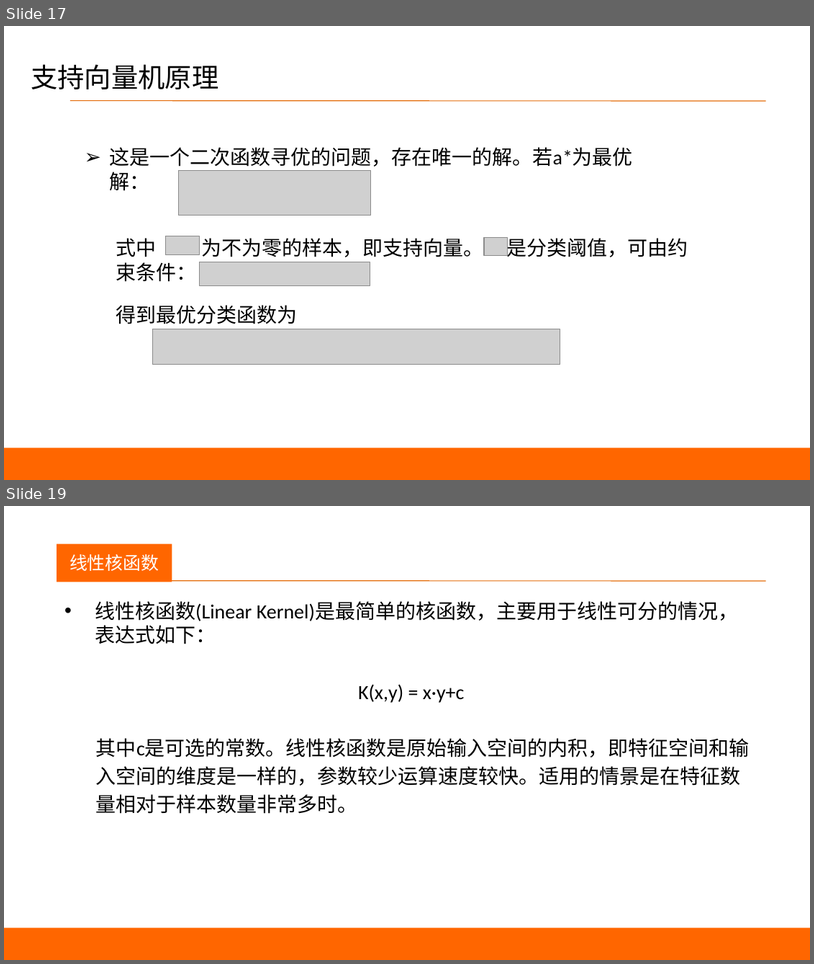
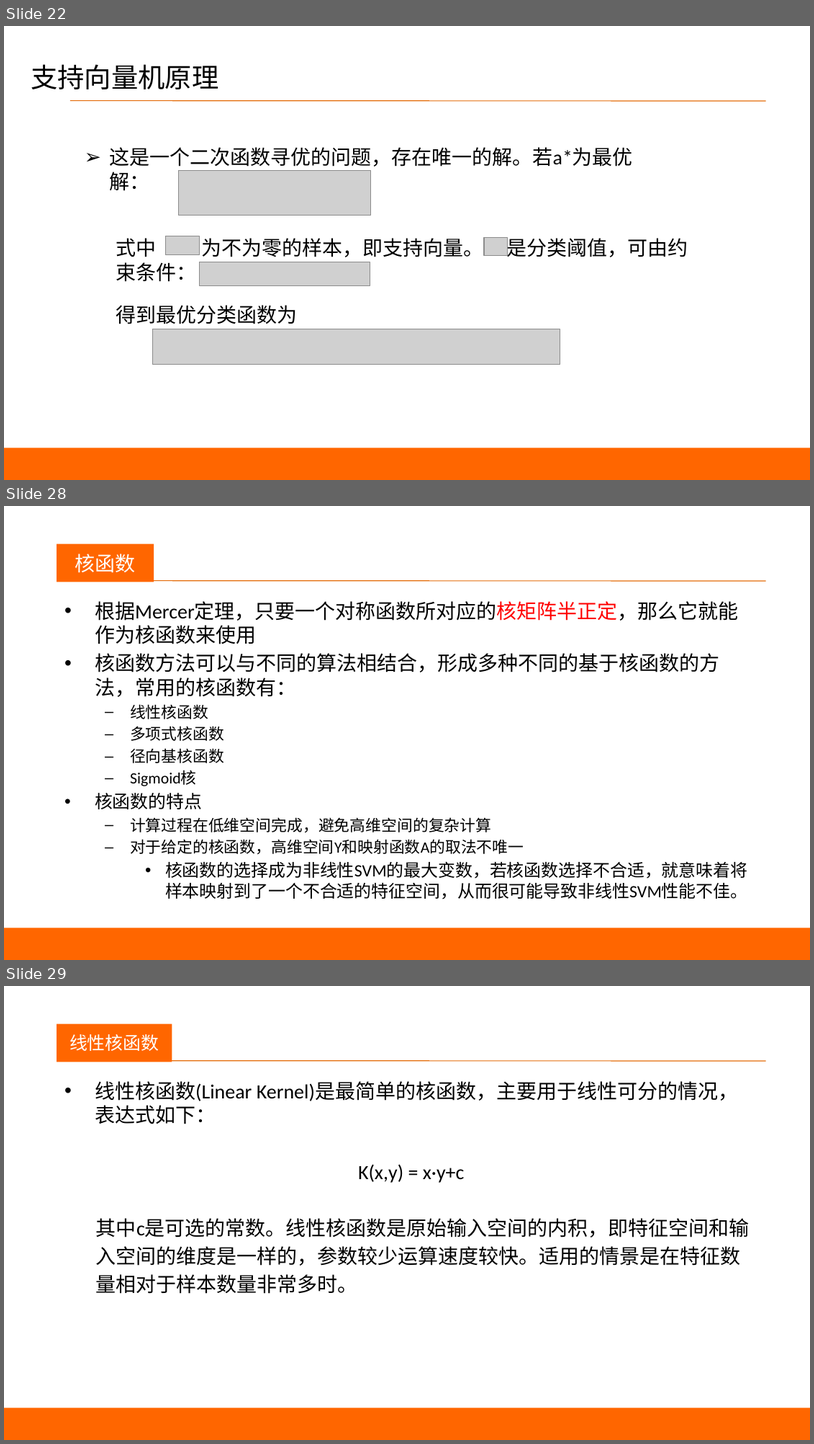
Before and after one commit to happyfaye/AIforJmuNet, a slide deck: 教学资料/机器学习/机器学习-SVM.pptx. Shown one above the other, each under a label of ours: slides 17 and 19 before the commit, slides 22, 28 and 29 after it; the slides between them are not shown. The pictures are 814x964 and 814x1444 pixels, drawn with LibreOffice and Linux fonts; fonts in the diff are those of the drawing; grey boxes stand for pictures. Boxes give left, top, right and bottom in pixels: in the first picture for what was removed or moved away, otherwise in the second. Text is boxed around its words. In the diff, an @@ line names an element or a change of style, - is before the commit and + after.

```diff
--- a/教学资料/机器学习/机器学习-SVM.pptx
+++ b/教学资料/机器学习/机器学习-SVM.pptx
@@ slide 28 added at bbox=[4, 506, 810, 960], background #FFFFFF @@
@@ rectangle added at bbox=[57, 544, 154, 582], fill #FF6600, 18 pt, text #FFFFFF @@
+核函数
@@ text added at bbox=[65, 554, 119, 573], 24 pt, text #FFFFFF @@
+议程
@@ line added from (70, 581) to (766, 581), #E46C0A 0.75 pt @@
@@ text added at bbox=[95, 601, 748, 899], 18 pt, text #000000 @@
+• 根据Mercer定理，只要一个对称函数所对应的核矩阵半正定，那么它就能作为核函数来使用
+• 核函数方法可以与不同的算法相结合，形成多种不同的基于核函数的方法，常用的核函数有：
+  – 线性核函数
+  – 多项式核函数
+  – 径向基核函数
+  – Sigmoid核
+• 核函数的特点
+  – 计算过程在低维空间完成，避免高维空间的复杂计算
+  – 对于给定的核函数，高维空间Y和映射函数A的取法不唯一
+    • 核函数的选择成为非线性SVM的最大变数，若核函数选择不合适，就意味着将样本映射到了一个不合适的特征空间，从而很可能导致非线性SVM性能不佳。
@@ rectangle added at bbox=[4, 928, 810, 960], fill #FF6600 @@
@@ what was slide 17 is now slide 22 @@
@@ what was slide 19 is now slide 29 @@
```
Also in this commit, not shown: 4 slides changed, 9 other slides added, 12 slides removed, 39 other files.
